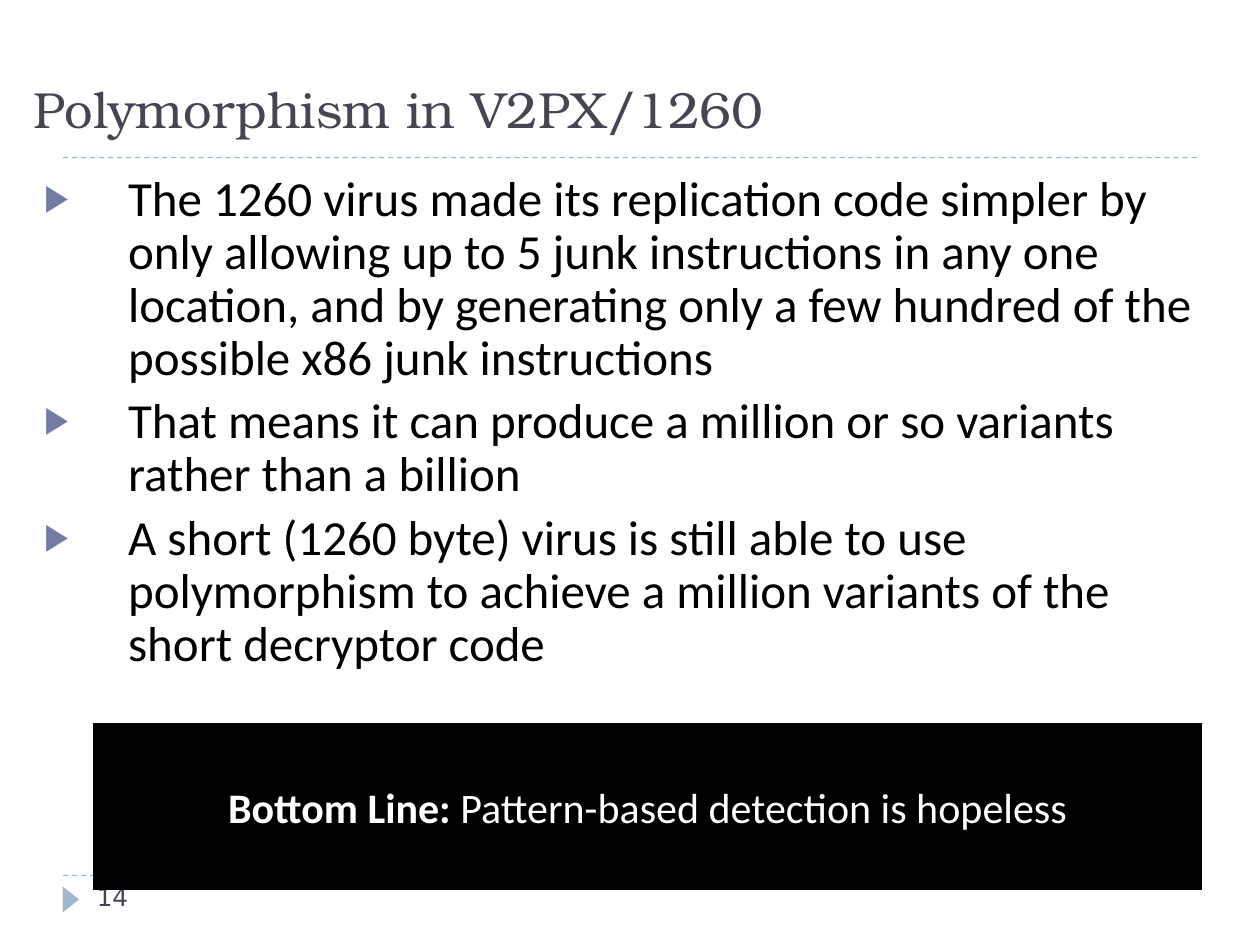
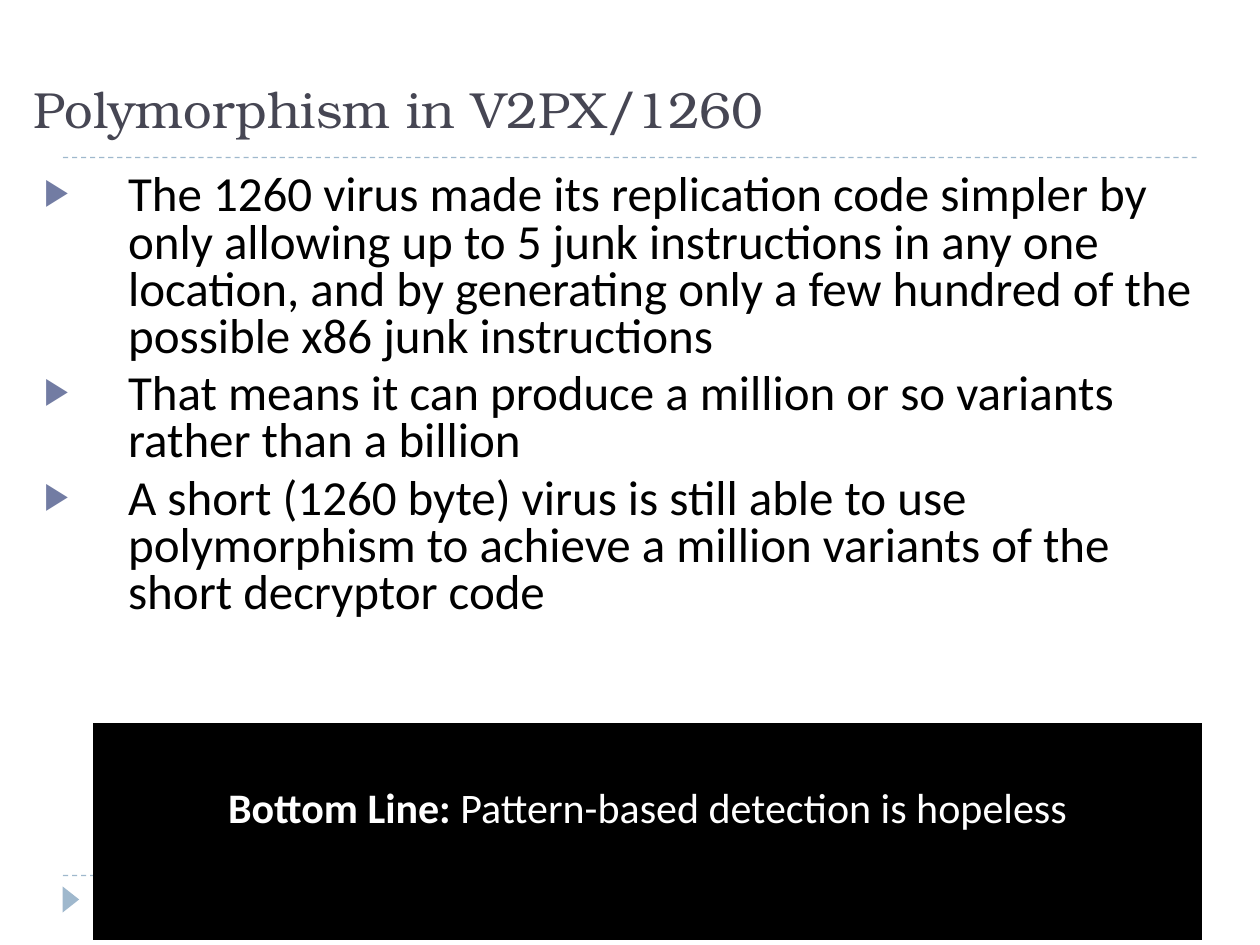
Before and after one commit to harrisonwl/harrisonwl.github.io, a slide deck: slide 14 of assets/courses/malware/spring2017/slides/FinalWeeks/PolyMetamorphic.ppt. Drawn at 1260x945 pixels with LibreOffice and Linux fonts; fonts in the diff are those of the drawing. Boxes give left, top, right and bottom in pixels: in the first picture for what was removed or moved away, otherwise in the second. Text is boxed around its words. In the diff, an @@ line names an element or a change of style, - is before the commit and + after.

```diff
--- a/assets/courses/malware/spring2017/slides/FinalWeeks/PolyMetamorphic.ppt
+++ b/assets/courses/malware/spring2017/slides/FinalWeeks/PolyMetamorphic.ppt
@@ text "The 1260 virus made its ..." at [128, 177, 1191, 617]: line spacing 0.9 to 0.8 @@
@@ rectangle "Bottom Line: Pattern-based detection is ...": place and size @@
-rectangle "Bottom Line: Pattern-based detection is ..." at [94, 724, 1201, 888]
+rectangle "Bottom Line: Pattern-based detection is ..." at [94, 724, 1201, 939]
@@ page number removed at [97, 886, 128, 906] @@
-14
```
Also in this commit, not shown: 32 other slides changed, 6 other files.
